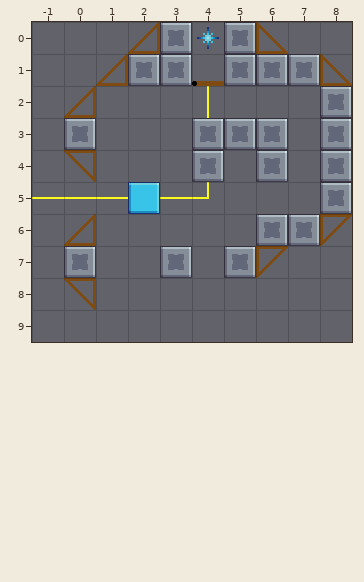
An edit to a level. Tiled map (JSON), Assets/Level_Editor/TileMap/Room_38.tmj. The picture above was drawn from the file before the commit.
Cells are 32x32 px. Shown: x -1..8, y 0..9. The old version is drawn lined up with the new one.
The result:
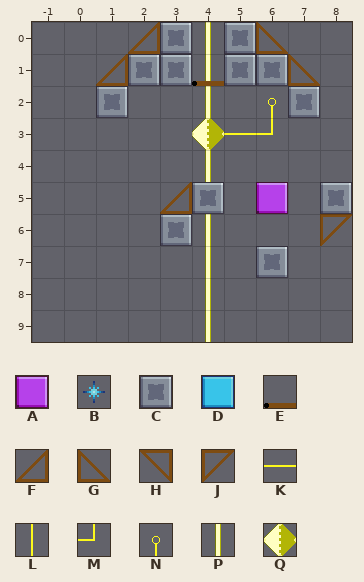
Key: from "tileSet": A 11 "block", B 20 "star", C 33 "wall", D 45 "glass", E 83 "door", F 106 "bridge", G 107 "bridge", H 116 "bridge", J 117 "bridge", K 158 "cable_wire", L 167 "cable_wire", M 179 "cable_wire", N 189 "cable_source", P 220 "cable_wire", Q 221 "cable_link".
_ is an empty cell, # one hidden under a higher layer.
Tiles of an added or newly shown layer are drawn over the layers below it.
The edit:
map size 11x10 -> 10x10 cells (old content now starts at -1,0; both pictures use the new coordinates)
Layer "Overlap":
y 0: x 4 B -> P
y 1: x 4 E -> P
y 2: x 4 L -> P; x 6 _ -> N
y 3: x 4..6 #__ -> QKM
y 4: x 4 # -> P
y 5: x -1..4 KKK#KM -> _____#
y 6..9: x 4 _ -> P
Layer "Door" (added):
y 1: x 4 _ -> E
Layer "Blocks":
y 1: x 7..8 CG -> G_
y 2: x 0..1 F_ -> _C; x 7..8 _C -> C_
y 3: x 0 C -> _; x 4..6 CCC -> ___; x 8 C -> _
y 4: x 0 H -> _; x 4 C -> _; x 6 C -> _; x 8 C -> _
y 5: x 2..4 D__ -> _FC; x 6 _ -> A
y 6: x 0 F -> _; x 3 _ -> C; x 6..7 CC -> __
y 7: x 0 C -> _; x 3 C -> _; x 5..6 CJ -> _C
y 8: x 0 H -> _
Boxes around the changes in both pictures, in picture pixels (x1, y1, x2, y2):
changed: (32, 22, 352, 342)
